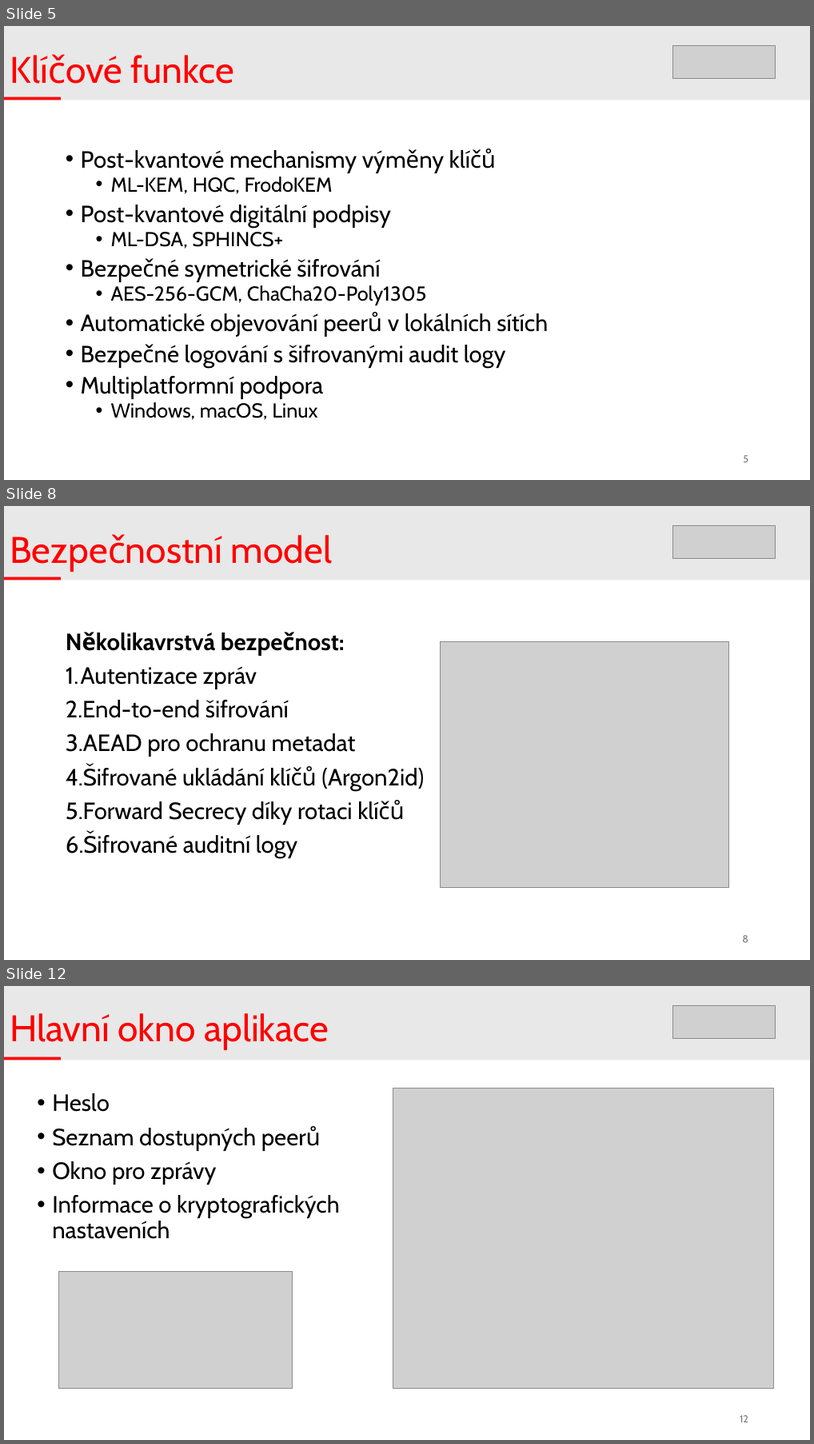
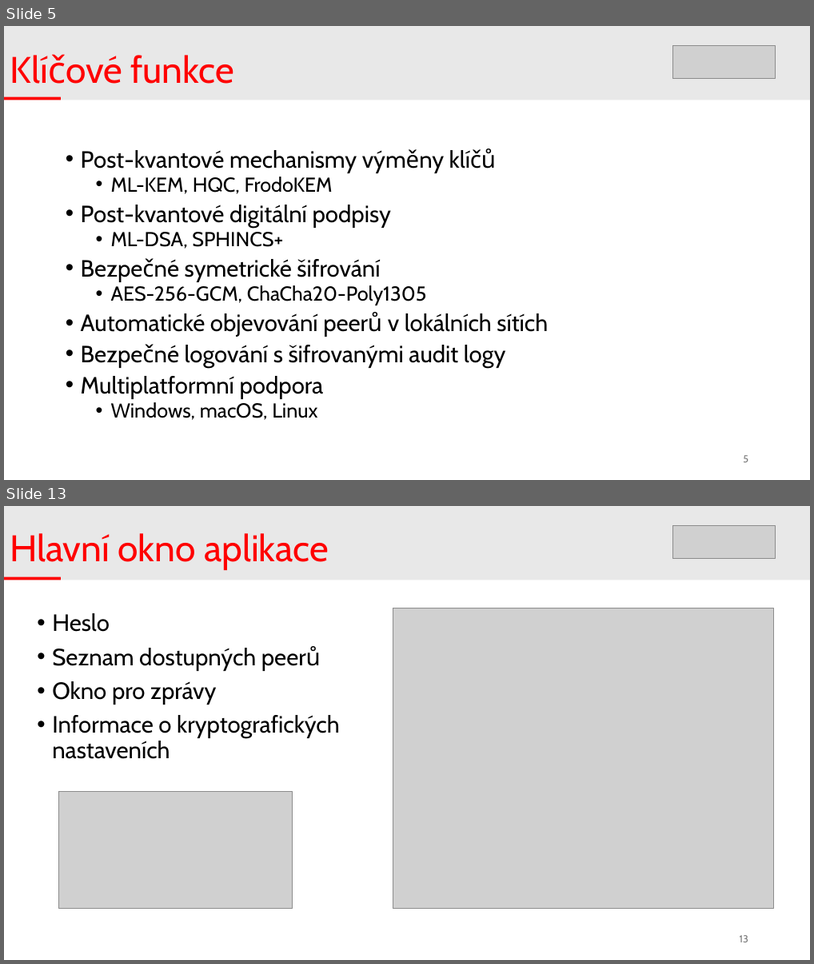
Before and after one commit to DivinityQQ/quantum-resistant-p2p, a slide deck: docs/p2ppost_prezentace.pptx. Shown one above the other, each under a label of ours: slides 5, 8 and 12 before the commit, slides 5 and 13 after it; the slides between them are not shown. The pictures are 814x1444 and 814x964 pixels, drawn with LibreOffice and Linux fonts; fonts in the diff are those of the drawing; grey boxes stand for pictures. Boxes give left, top, right and bottom in pixels: in the first picture for what was removed or moved away, otherwise in the second. Text is boxed around its words. In the diff, an @@ line names an element or a change of style, - is before the commit and + after.

Commit message:
Update presentation

```diff
--- a/docs/p2ppost_prezentace.pptx
+++ b/docs/p2ppost_prezentace.pptx
@@ slide 8 removed at bbox=[4, 506, 810, 960], background #FFFFFF @@
@@ rectangle removed at bbox=[4, 506, 810, 580] @@
@@ picture removed at bbox=[673, 526, 776, 559] @@
@@ text removed at bbox=[231, 535, 332, 564] @@
-Bezpečnostní model
@@ rectangle removed at bbox=[4, 576, 61, 580] @@
@@ picture removed at bbox=[441, 641, 730, 887] @@
@@ text removed at bbox=[66, 666, 424, 858] @@
-Několikavrstvá bezpečnost:
-1. Autentizace zpráv
-2. End-to-end šifrování
-3. AEAD pro ochranu metadat
-4. Šifrované ukládání klíčů (Argon2id)
-5. Forward Secrecy díky rotaci klíčů
-6. Šifrované auditní logy
@@ page number removed at bbox=[742, 935, 749, 942] @@
-8
@@ what was slide 12 is now slide 13 @@
@@ page number at bbox=[740, 935, 749, 942]: text changed @@
-12
+13
```
Also in this commit, not shown: 2 slides changed, 5 slides added, 3 other slides removed.
